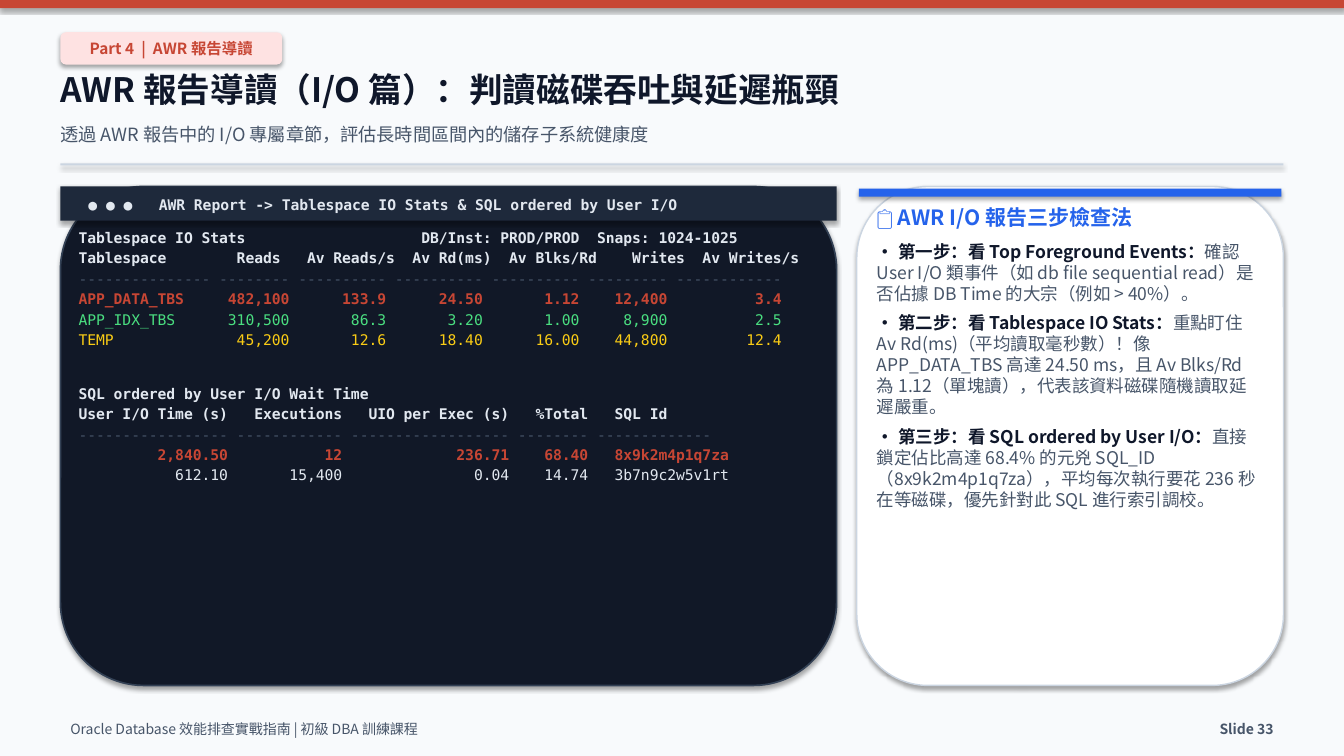
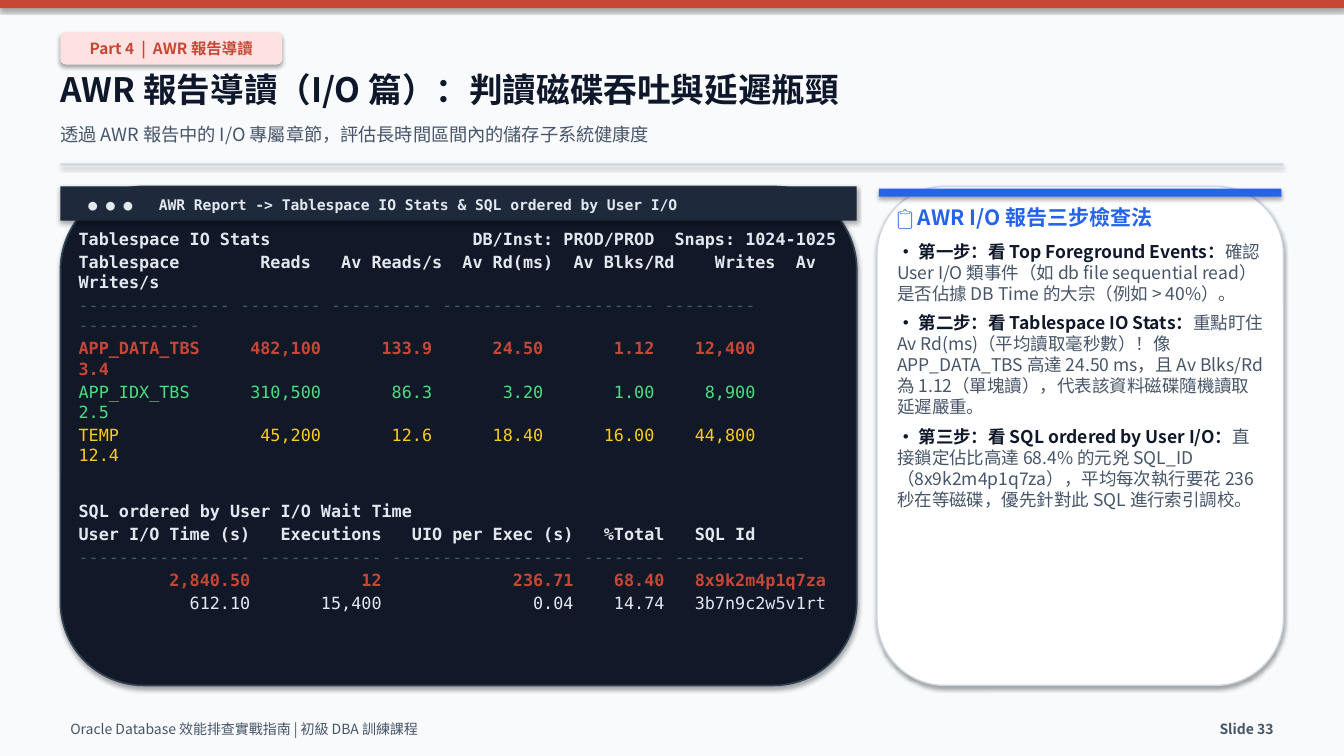
Before and after one commit to YouAreTheBlueSky/Oracle-DBA-Training-Docs, a slide deck: slide 37 of deliver_beginner/06_Oracle_DBA_效能診斷與調校_v2.pptx. Drawn at 1344x756 pixels with LibreOffice and Linux fonts; fonts in the diff are those of the drawing. Boxes give left, top, right and bottom in pixels: in the first picture for what was removed or moved away, otherwise in the second. Text is boxed around its words. In the diff, an @@ line names an element or a change of style, - is before the commit and + after.

```diff
--- a/deliver_beginner/06_Oracle_DBA_效能診斷與調校_v2.pptx
+++ b/deliver_beginner/06_Oracle_DBA_效能診斷與調校_v2.pptx
@@ rounded rectangle: place and size @@
-rounded rectangle at bbox=[60, 187, 837, 686]
+rounded rectangle at bbox=[60, 187, 857, 686]
@@ rectangle: place and size @@
-rectangle at bbox=[60, 187, 837, 221]
+rectangle at bbox=[60, 187, 857, 221]
@@ rounded rectangle: place and size @@
-rounded rectangle at bbox=[857, 187, 1284, 686]
+rounded rectangle at bbox=[877, 187, 1284, 686]
@@ rectangle: place and size @@
-rectangle at bbox=[859, 189, 1281, 197]
+rectangle at bbox=[879, 189, 1281, 197]
@@ text "📋 AWR I/O 報告三步檢查法" rewrapped from bbox=[877, 207, 1256, 509] to bbox=[897, 207, 1263, 509] @@
@@ text "Tablespace IO Stats DB/Inst: PROD/PROD ..." at bbox=[79, 232, 836, 612]: size 10.5 to 12 pt @@
```
Also in this commit, not shown: 17 other slides changed.
